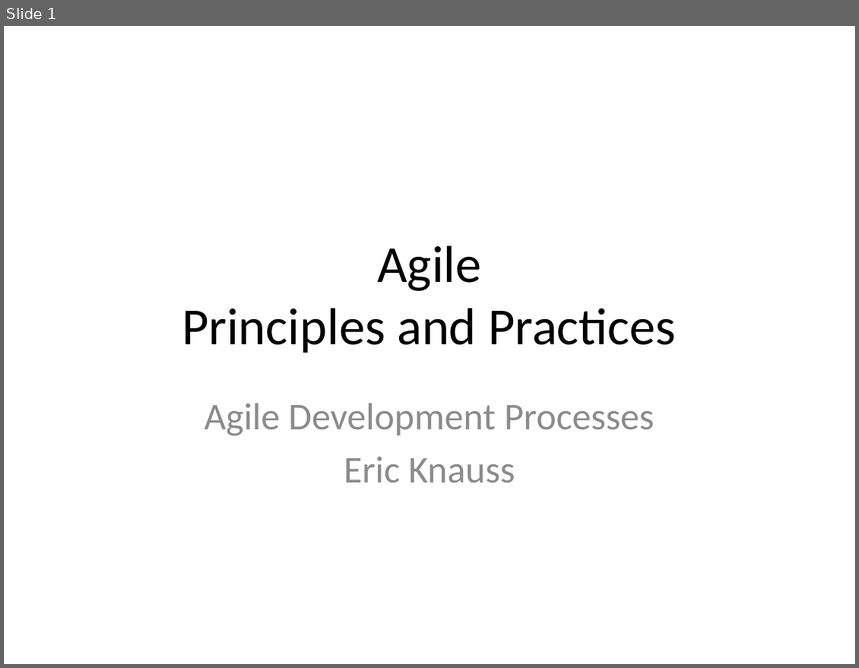
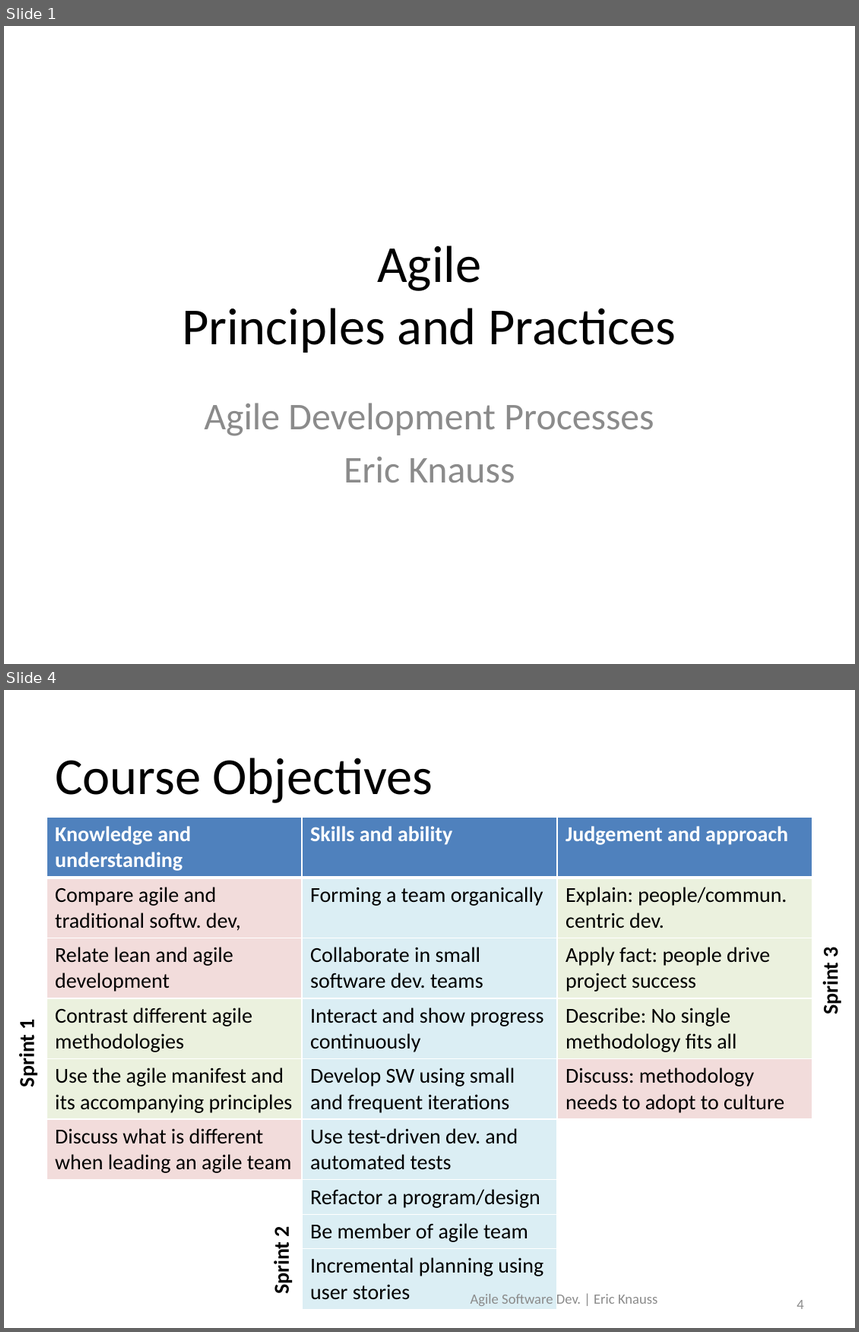
Before and after one commit to oerich/EDA397, a slide deck: Slides/src/2017/agile-dev-processes-4-principles.pptx. Shown one above the other, each under a label of ours: slide 1 before the commit, slides 1 and 4 after it; the slides between them are not shown. The pictures are 859x668 and 859x1332 pixels, drawn with LibreOffice and Linux fonts; fonts in the diff are those of the drawing; background and template pictures are left out. Boxes give left, top, right and bottom in pixels: in the first picture for what was removed or moved away, otherwise in the second. Text is boxed around its words. In the diff, an @@ line names an element or a change of style, - is before the commit and + after.

```diff
--- a/Slides/src/2017/agile-dev-processes-4-principles.pptx
+++ b/Slides/src/2017/agile-dev-processes-4-principles.pptx
@@ slide 4 added at <box>4,690,855,1328</box>, background #FFFFFF @@
@@ title added at <box>55,758,433,803</box>, 44 pt, text #000000 @@
+Course Objectives
@@ table added at <box>47,817,813,1303</box>, 9 rows, 3 columns @@
+Knowledge and understanding | Skills and ability | Judgement and approach
+Compare agile and traditional softw. dev, | Forming a team organically | Explain: people/commun. centric dev.
+Relate lean and agile development | Collaborate in small software dev. teams | Apply fact: people drive project success
+Contrast different agile methodologies | Interact and show progress continuously | Describe: No single methodology fits all
+Use the agile manifest and its accompanying principles | Develop SW using small and frequent iterations | Discuss: methodology needs to adopt to culture
+Discuss what is different when leading an agile team | Use test-driven dev. and automated tests | 
+ | Refactor a program/design | 
+ | Be member of agile team | 
+ | Incremental planning using user stories | 
@@ text added at <box>818,948,844,1014</box>, 18 pt, text #000000, bold @@
+Sprint 3
@@ text added at <box>14,1020,40,1087</box>, 18 pt, text #000000, bold @@
+Sprint 1
@@ text added at <box>268,1227,294,1293</box>, 18 pt, text #000000, bold @@
+Sprint 2
@@ text added at <box>471,1294,658,1306</box>, 12 pt, text #8C8C8C @@
+Agile Software Dev. | Eric Knauss
@@ page number added at <box>797,1300,804,1309</box>, 12 pt, text #8C8C8C @@
+4
```
Also in this commit, not shown: 17 slides changed, 3 other slides added, 1 slide removed.
